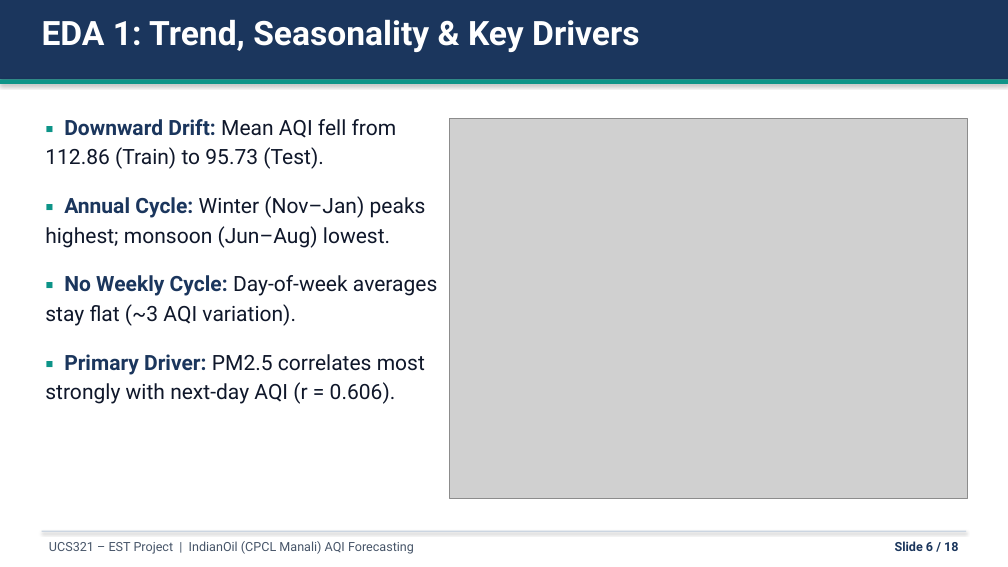
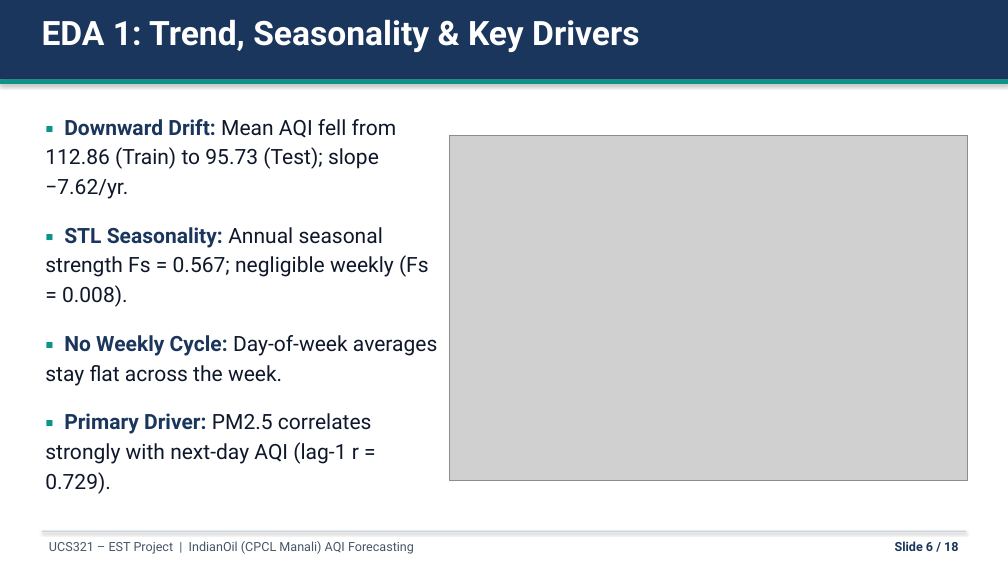
Before and after one commit to arush-saini-codes/INDIAN_OIL_AQI-AI_FOR_ENGINEERS-, a slide deck: slide 6 of Presentation/UCS321_AQI_Forecasting.pptx. Drawn at 1008x567 pixels with LibreOffice and Linux fonts; fonts in the diff are those of the drawing; grey boxes stand for pictures. Boxes give left, top, right and bottom in pixels: in the first picture for what was removed or moved away, otherwise in the second. Text is boxed around its words. In the diff, an @@ line names an element or a change of style, - is before the commit and + after.

```diff
--- a/Presentation/UCS321_AQI_Forecasting.pptx
+++ b/Presentation/UCS321_AQI_Forecasting.pptx
@@ text at [45,119,437,494]: text changed @@
-▪ Downward Drift: Mean AQI fell from 112.86 (Train) to 95.73 (Test).
-▪ Annual Cycle: Winter (Nov–Jan) peaks highest; monsoon (Jun–Aug) lowest.
-▪ No Weekly Cycle: Day-of-week averages stay flat (~3 AQI variation).
-▪ Primary Driver: PM2.5 correlates most strongly with next-day AQI (r = 0.606).
+▪ Downward Drift: Mean AQI fell from 112.86 (Train) to 95.73 (Test); slope −7.62/yr.
+▪ STL Seasonality: Annual seasonal strength Fs = 0.567; negligible weekly (Fs = 0.008).
+▪ No Weekly Cycle: Day-of-week averages stay flat across the week.
+▪ Primary Driver: PM2.5 correlates strongly with next-day AQI (lag-1 r = 0.729).
@@ picture: place and size @@
-picture at [450,118,968,498]
+picture at [450,135,968,481]
```
Also in this commit, not shown: 5 other slides changed, 25 other files.
